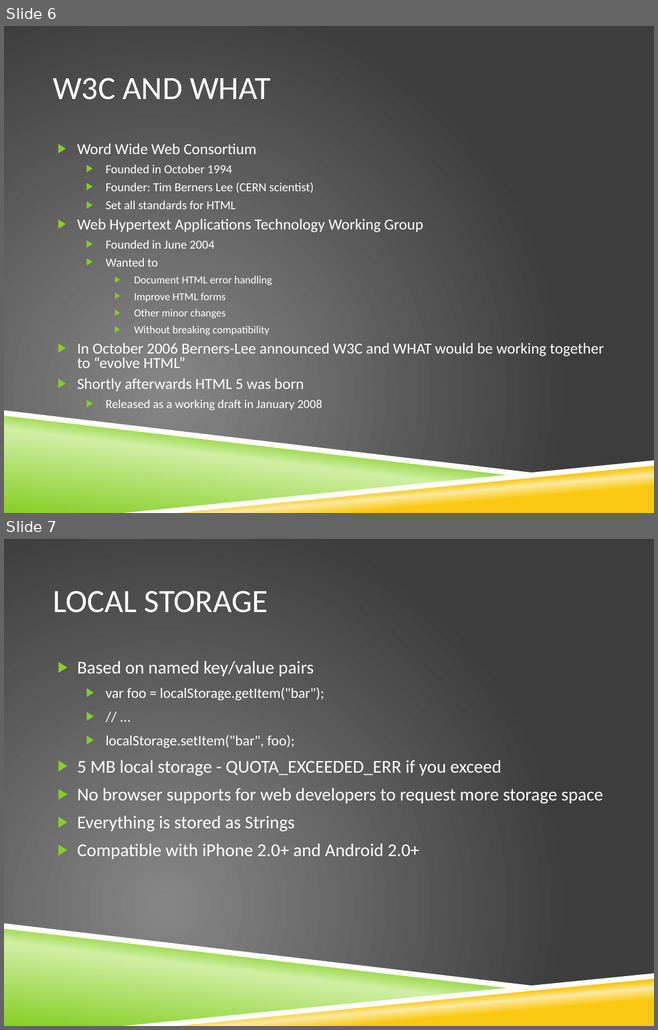
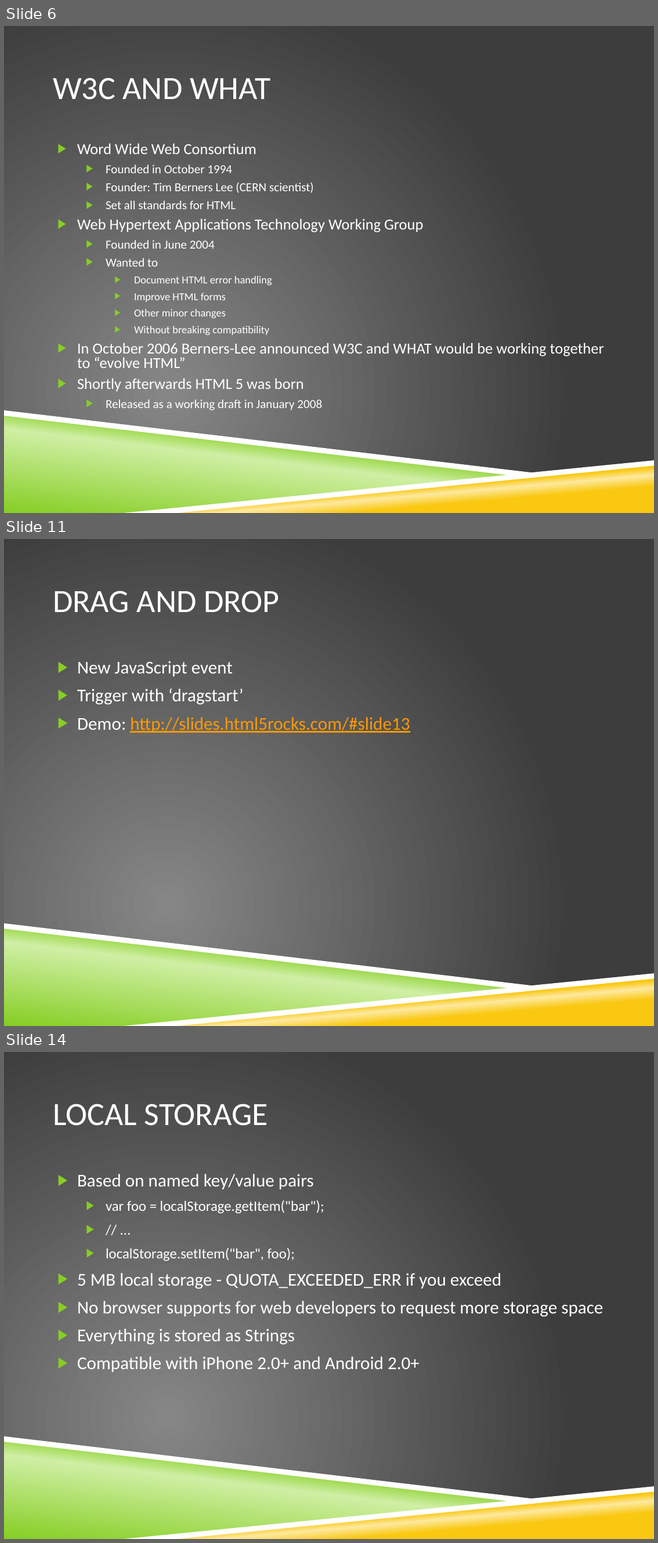
Before and after one commit to richardallred/523RPG, a slide deck: HTML 5.pptx. Shown one above the other, each under a label of ours: slides 6 and 7 before the commit, slides 6, 11 and 14 after it; the slides between them are not shown. The pictures are 658x1030 and 658x1543 pixels, drawn with LibreOffice and Linux fonts; fonts in the diff are those of the drawing; background and template pictures are left out. Boxes give left, top, right and bottom in pixels: in the first picture for what was removed or moved away, otherwise in the second. Text is boxed around its words. In the diff, an @@ line names an element or a change of style, - is before the commit and + after.

```diff
--- a/HTML 5.pptx
+++ b/HTML 5.pptx
@@ slide 11 added at (4, 539, 654, 1026), background picture (left out); not listed: 4 template elements that a slide beside it also shows @@
@@ title added at (53, 591, 279, 613), 36 pt, text #FFFFFF @@
+DRAG AND DROP
@@ text added at (77, 661, 409, 733), 20 pt, text #FFFFFF @@
+▶ New JavaScript event
+▶ Trigger with ‘dragstart’
+  ▶ Demo: http://slides.html5rocks.com/#slide13
@@ what was slide 7 is now slide 14 @@
```
Also in this commit, not shown: 6 other slides added.
